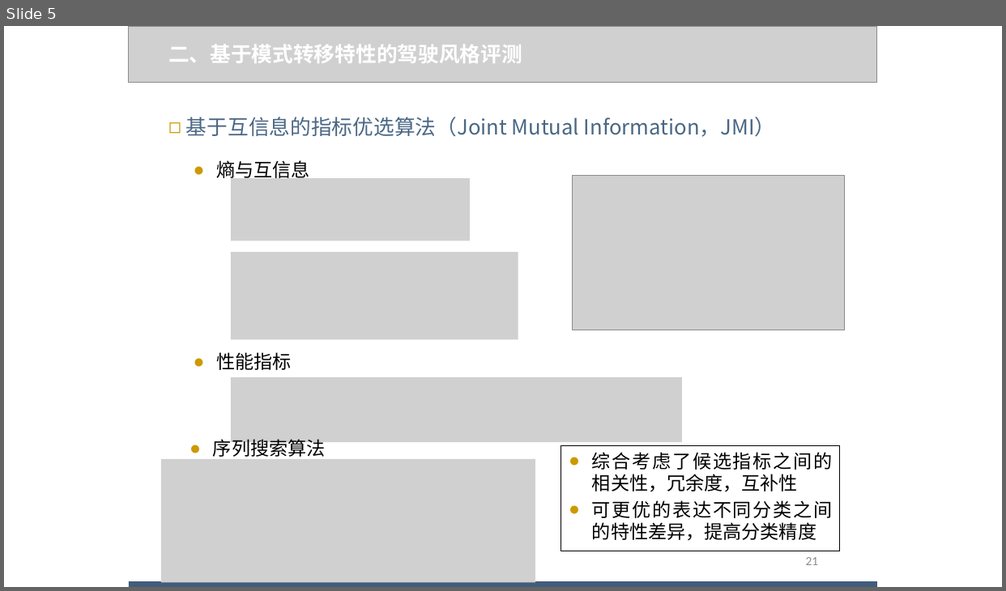
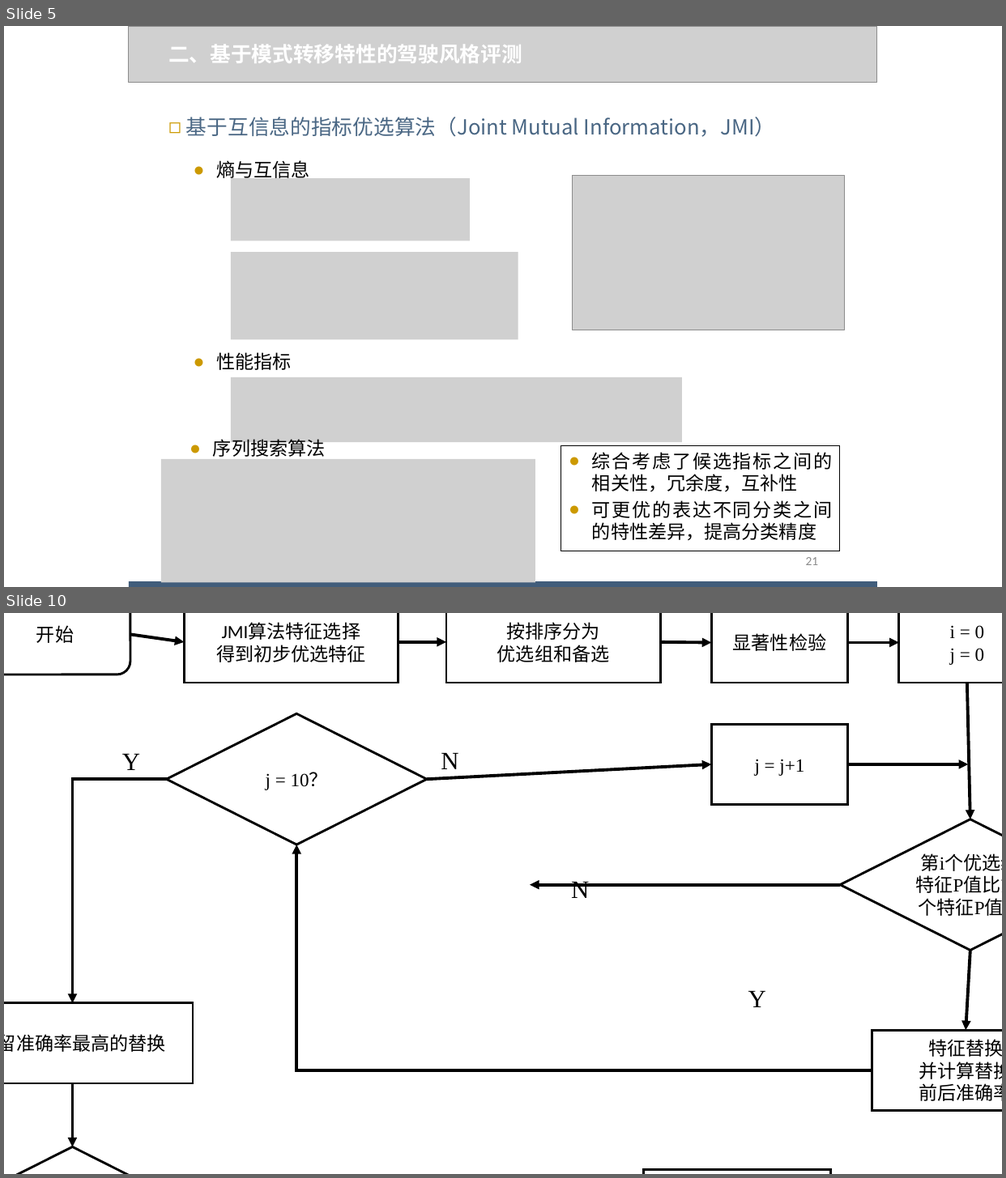
Before and after one commit to WJ-Lai/Graduation-Thesis, a slide deck: 论文增肌/论文图片.pptx. Shown one above the other, each under a label of ours: slide 5 before the commit, slides 5 and 10 after it; the slides between them are not shown. The pictures are 1006x591 and 1006x1178 pixels, drawn with LibreOffice and Linux fonts; fonts in the diff are those of the drawing; grey boxes stand for pictures. Boxes give left, top, right and bottom in pixels: in the first picture for what was removed or moved away, otherwise in the second. Text is boxed around its words. In the diff, an @@ line names an element or a change of style, - is before the commit and + after.

Commit message:
差红灯特征

```diff
--- a/论文增肌/论文图片.pptx
+++ b/论文增肌/论文图片.pptx
@@ slide 10 added at (4,613,1002,1174), background #FFFFFF @@
@@ rounded rectangle added at (4,613,130,675), outline #000000 2.25 pt, 18 pt, text #000000 @@
+开始
@@ arrow added from (130, 635) to (185, 642), #000000 3 pt @@
@@ rectangle added at (185,613,398,683), outline #000000 2.25 pt, 18 pt, text #000000 @@
+JMI算法特征选择
+得到初步优选特征
@@ rectangle added at (446,613,661,683), outline #000000 2.25 pt, 18 pt, text #000000 @@
+按排序分为
+优选组和备选
@@ rectangle added at (711,613,848,683), outline #000000 2.25 pt, 18 pt, text #000000 @@
+显著性检验
@@ rectangle added at (899,613,1002,683), outline #000000 2.25 pt, 18 pt, text #000000 @@
+i = 0
+j = 0
@@ arrow added from (398, 642) to (446, 642), #000000 3 pt @@
@@ arrow added from (661, 642) to (711, 643), #000000 3 pt @@
@@ arrow added from (848, 643) to (899, 643), #000000 3 pt @@
@@ arrow added from (967, 683) to (970, 820), #000000 3 pt @@
@@ diamond added at (167,714,427,845), outline #000000 2.25 pt, 18 pt, text #000000 @@
+j = 10？
@@ rectangle added at (711,725,848,805), outline #000000 2.25 pt, 18 pt, text #000000 @@
+j = j+1
@@ text added at (122,753,140,770), 24 pt, text #000000 @@
+Y
@@ text added at (441,752,458,769), 24 pt, text #000000 @@
+N
@@ elbow arrow added from (167, 779) to (72, 1003), #000000 3 pt @@
@@ arrow added from (427, 779) to (711, 764), #000000 3 pt @@
@@ arrow added from (848, 764) to (968, 764), #000000 3 pt @@
@@ diamond added at (840,820,1002,951), outline #000000 2.25 pt, 18 pt, text #000000 @@
+第i个优选组特征P值比第j个特征P值大
@@ elbow arrow added from (872, 1071) to (296, 845), #000000 3 pt @@
@@ arrow added from (840, 884) to (530, 884), #000000 3 pt @@
@@ text added at (571,881,589,898), 24 pt, text #000000 @@
+N
@@ elbow arrow added from (831, 1174) to (1002, 884), #000000 3 pt @@
@@ arrow added from (970, 951) to (966, 1031), #000000 3 pt @@
@@ text added at (748,990,766,1007), 24 pt, text #000000 @@
+Y
@@ rectangle added at (4,1003,194,1084), outline #000000 2.25 pt, 18 pt, text #000000 @@
+保留准确率最高的替换
@@ rectangle added at (872,1031,1002,1111), outline #000000 2.25 pt, 18 pt, text #000000 @@
+特征替换
+并计算替换
+前后准确率
@@ arrow added from (72, 1084) to (72, 1148), #000000 3 pt @@
@@ diamond added at (4,1148,198,1174), outline #000000 2.25 pt, 18 pt, text #000000 @@
+i = 10？
@@ rectangle added at (643,1170,831,1174), outline #000000 2.25 pt, 18 pt, text #000000 @@
+i = i+1，j=1
```
Also in this commit, not shown: 4 other slides added, 4 other files.
